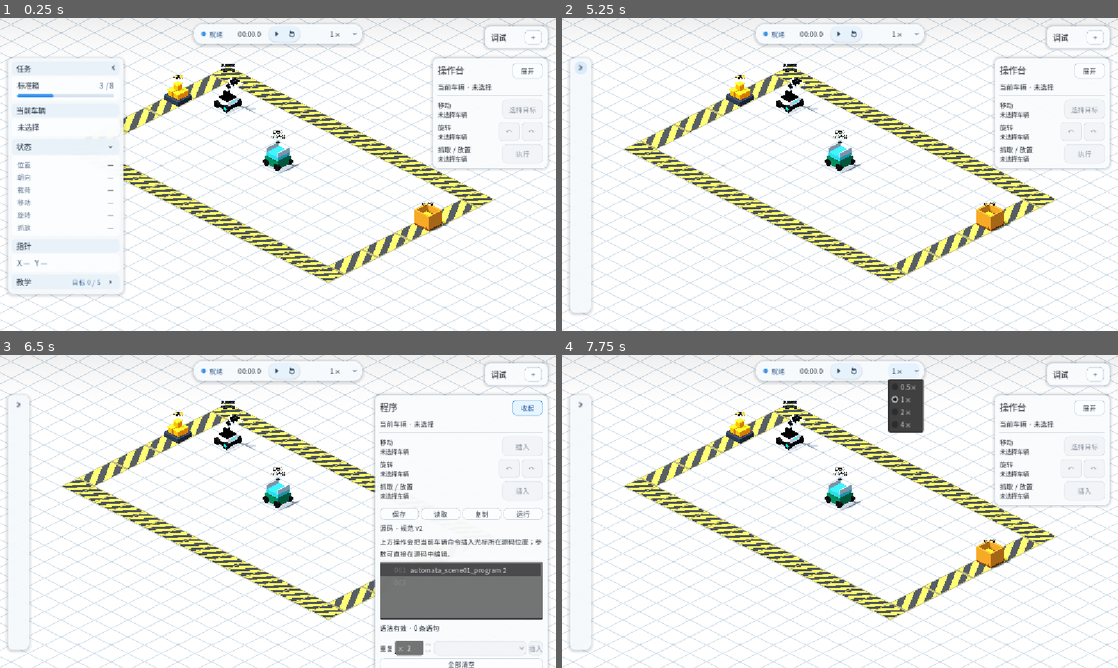
Above: before the commit, frames 1-4 (two rows, left to right).
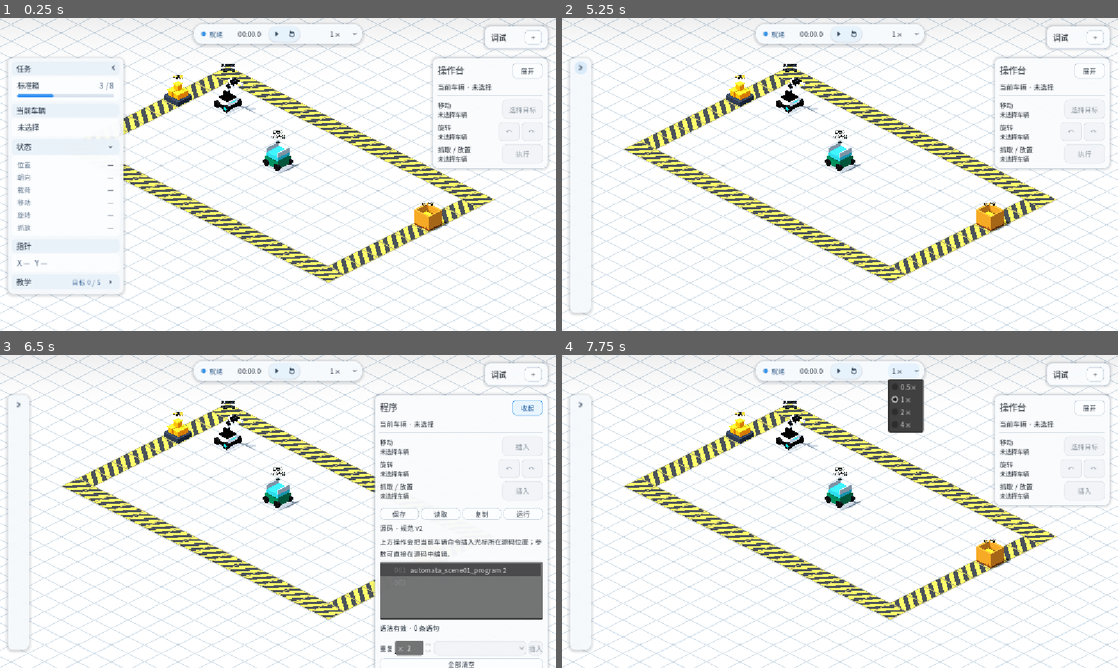
Above: after the commit, the same moments.

Repository: Ri0n72Y/automata
Game: Godot game, scene res://scenes/scene_01/scene_01_basic_packing.tscn
Same seed, same stepped clock (60 frames per second), same inputs: the game is played once before the commit and once after it.
Inputs (mouse positions are in pixels of both pictures, inside the frame that each line leads up to):
- Up to frame 1 (0.25 s): no input
- Up to frame 2 (5.25 s): click (673, 146) at 0.5 s; click (673, 199) at 1.27 s; click "下一步" at 2 s; click "上一步" at 2.75 s; click "跳过教学" at 3.5 s; click "打开教学" at 4.25 s; click (673, 68) at 5 s
- Up to frame 3 (6.5 s): click "展开" at 5.75 s
- Up to frame 4 (7.75 s): click "收起" at 6.5 s; click "1×" at 7.25 s

The runs differ from the first frame. In frame 1, 1.0% of the frame differs, in the area x 22-86%, y 18-82%; in frame 2, 1.2%, in the area x 14-86%, y 18-82%; in frame 3, 0.8%; in frame 4, 1.2%.

Commit message:
refactor(scene-01): tile side warning cells with explicit normal shader

Diff:
--- a/scenes/scene_01/materials/warning_stripe_z.tres
+++ b/scenes/scene_01/materials/warning_stripe_z.tres
@@ -1,11 +1,16 @@
-[gd_resource type="StandardMaterial3D" load_steps=2 format=3]
+[gd_resource type="ShaderMaterial" load_steps=4 format=3]
 
-[ext_resource type="Texture2D" path="res://assets/scene_01/warning_stripe.svg" id="1_warning"]
+[ext_resource type="Shader" path="res://shaders/scene_01/floor_surface.gdshader" id="1_shader"]
+[ext_resource type="Texture2D" path="res://assets/scene_01/warning_stripe.svg" id="2_albedo"]
+[ext_resource type="Texture2D" path="res://assets/scene_01/floor_cross_normal.svg" id="3_normal"]
 
 [resource]
-albedo_texture = ExtResource("1_warning")
-metallic = 0.01
-roughness = 0.7
-texture_filter = 5
-texture_repeat = true
-uv1_scale = Vector3(4, 1, 1)
+shader = ExtResource("1_shader")
+shader_parameter/albedo_texture = ExtResource("2_albedo")
+shader_parameter/normal_texture = ExtResource("3_normal")
+shader_parameter/tile_repeat = Vector2(8, 1)
+shader_parameter/tint = Color(1, 1, 1, 1)
+shader_parameter/normal_depth = 1.05
+shader_parameter/roughness_value = 0.7
+shader_parameter/metallic_value = 0.01
+shader_parameter/specular_value = 0.3
